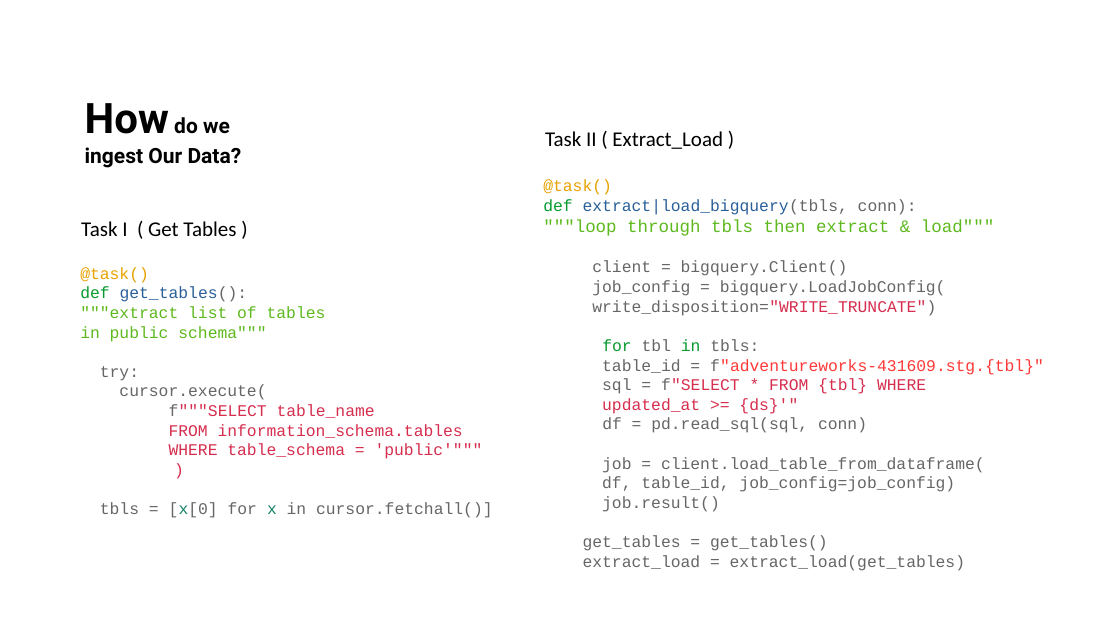
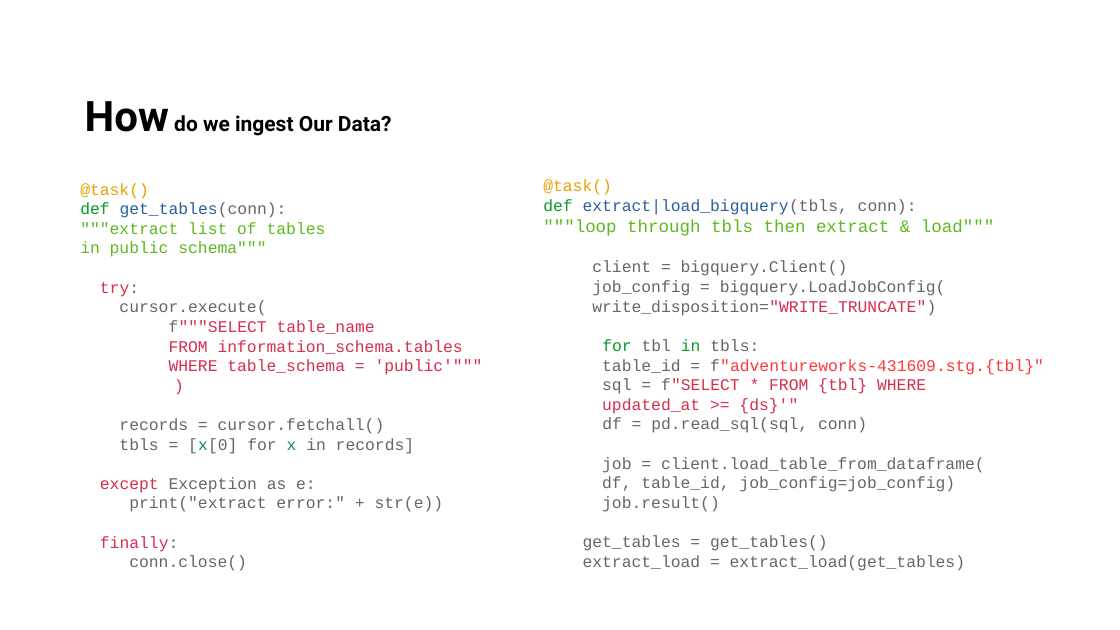
Before and after one commit to BrianGwayi/Simple_Airflow_Pipeline, a slide deck: slide 7 of assets/imgs/pf.odp. Drawn at 1120x630 pixels with LibreOffice and Linux fonts; fonts in the diff are those of the drawing. Boxes give left, top, right and bottom in pixels: in the first picture for what was removed or moved away, otherwise in the second. Text is boxed around its words. In the diff, an @@ line names an element or a change of style, - is before the commit and + after.

```diff
--- a/assets/imgs/pf.odp
+++ b/assets/imgs/pf.odp
@@ title "How do we ingest Our ..." rewrapped from (85,103,242,168) to (85,101,392,136) @@
@@ text removed at (545,131,723,149) @@
-Task II ( Extract_Load )
@@ text "@task()": place and size @@
-text "@task()" at (80,267,493,518)
+text "@task()" at (80,183,483,571)
@@ text at (80,202,287,218): text changed @@
-def get_tables():
+def get_tables(conn):
@@ text removed at (81,221,236,236) @@
-Task I ( Get Tables )
@@ text at (100,282,139,297): text colour #666666 to #D62E4E in "try:" @@
@@ text at (100,418,444,571): text changed @@
-tbls = [x[0] for x in cursor.fetchall()]
+records = cursor.fetchall()
+tbls = [x[0] for x in records]
+except Exception as e:
+print("extract error:" + str(e))
+finally:
+conn.close()
```
Also in this commit, not shown: 3 other slides changed, 3 slides added, 3 slides removed, 2 other files.
